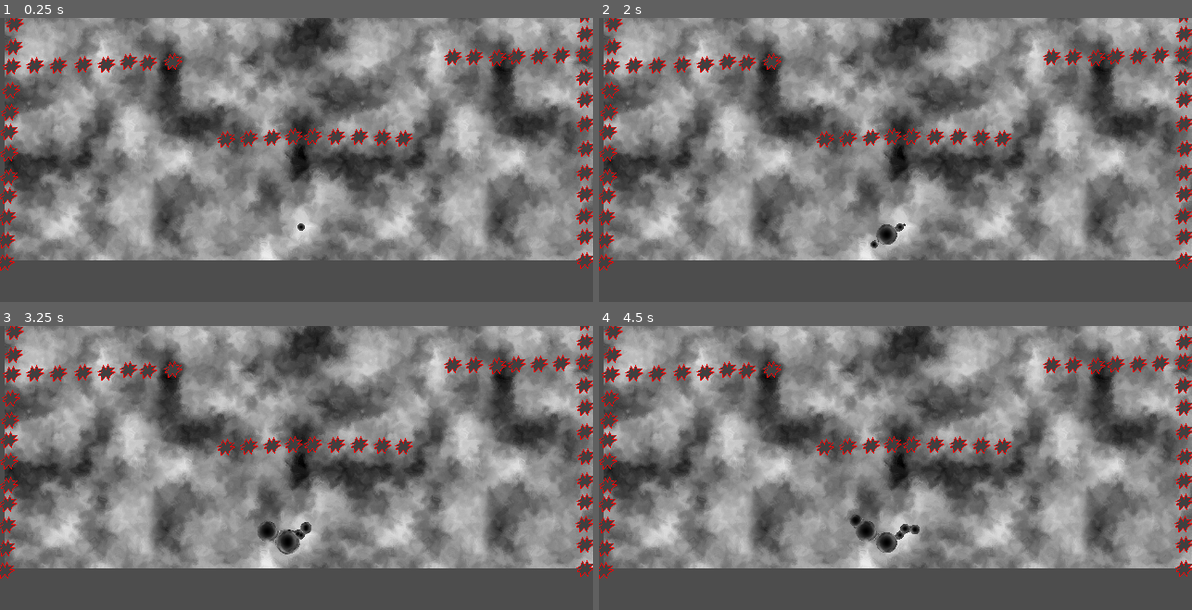
Above: before the commit, frames 1-4 (two rows, left to right).
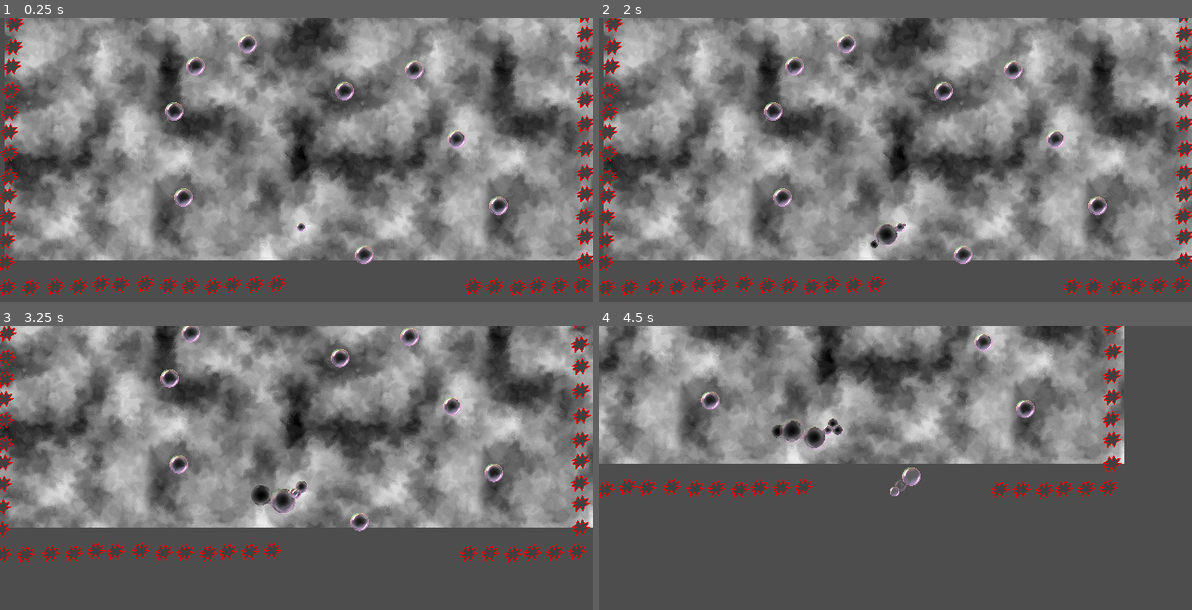
Above: after the commit, the same moments.

Repository: Raattis/ggj25
Game: Godot game, scene res://tomi/flying_game.tscn
The game is run twice, just before and just after one commit, with the same random seed, the same clock (stepped at 60 frames per second) and the same inputs. This scene is started directly instead of the project's main scene. The engine's default icon, where the game draws it, is replaced by a stand-in: a white triangle on a blue panel in a dark square.
Inputs (mouse positions are in pixels of both pictures, inside the frame that each line leads up to):
- Up to frame 1 (0.25 s): no input
- Up to frame 2 (2 s): tap Enter at 0.5 s; move the mouse to (1025, 168) at 0.52 s; hold Right mouse button (remove) 0.53-1.25 s; click (1025, 168) at 0.8 s; drag from (776, 199) to (865, 250) at 1.27 s
- Up to frame 3 (3.25 s): move the mouse to (355, 419) at 2.02 s; hold Q (kierrämiinus, bound only after the commit) 2.03-2.75 s; click (355, 419) at 2.17 s; tap E (kierräplus, bound only after the commit) at 2.3 s; tap Space (laukaise) at 2.75 s; drag from (266, 558) to (118, 442) at 2.77 s
- Up to frame 4 (4.5 s): move the mouse to (1073, 541) at 3.52 s; hold Down (alas) 3.53-4.25 s; click (1073, 541) at 3.8 s; drag from (717, 442) to (806, 408) at 4.27 s

The runs differ from the first frame. In frame 1, 3.7% of the frame differs, in the area x 0-100%, y 5-98%; in frame 2, 3.8%; in frame 3, 62%; in frame 4, 64%, in the area x 0-100%, y 0-90%.

Commit message:
kerättävät kuplat ja visutkin

Diff:
--- a/godot-project/project.godot
+++ b/godot-project/project.godot
@@ -100,6 +100,16 @@
 , Object(InputEventKey,"resource_local_to_scene":false,"resource_name":"","device":-1,"window_id":0,"alt_pressed":false …(183 unchanged characters)…
 ]
 }
+"kierräplus"={
+"deadzone": 0.2,
+"events": [Object(InputEventKey,"resource_local_to_scene":false,"resource_name":"","device":-1,"window_id":0,"alt_pressed":false,"shift_pressed":false,"ctrl_pressed":false,"meta_pressed":false,"pressed":false,"keycode":0,"physical_keycode":69,"key_label":0,"unicode":101,"location":0,"echo":false,"script":null)
+]
+}
+"kierrämiinus"={
+"deadzone": 0.2,
+"events": [Object(InputEventKey,"resource_local_to_scene":false,"resource_name":"","device":-1,"window_id":0,"alt_pressed":false,"shift_pressed":false,"ctrl_pressed":false,"meta_pressed":false,"pressed":false,"keycode":0,"physical_keycode":81,"key_label":0,"unicode":113,"location":0,"echo":false,"script":null)
+]
+}
 
 [physics]
 
--- a/godot-project/riku/cluster.gd
+++ b/godot-project/riku/cluster.gd
@@ -9,6 +9,7 @@
 var kulkee = false
 var liiku_napein = false
 var liike_nopeus = 500.0
+var kierto_nopeus = 10000.0
 
 
 func _ready():
@@ -73,6 +74,14 @@
 			y = liike_nopeus * multi
 		print("force " + str(x) + " " + str(y))
 		constant_force = Vector2(x, y)
+		# Rotate?
+
+		var torkki = 0
+		if Input.is_action_pressed("kierräplus"):
+			torkki = kierto_nopeus
+		if Input.is_action_pressed("kierrämiinus"):
+			torkki = -kierto_nopeus
+		constant_torque = torkki
 
 
 	var center_of_mass_local := Vector2(0,0)
@@ -105,22 +114,24 @@
 	impulse_cooldown -= 1
 	if impulse_cooldown < 0 and state.get_contact_count() > 0:
 		var pos := state.get_contact_collider_position(0)
-		var closest :CollisionShape2D= null
-		var closest_dist :float= INF
-		var closest_pos := Vector2(0,0)
-		for child in get_children() as Array[Node2D]:
-			var dist := (child.global_position - pos).length_squared()
-			if dist < closest_dist:
-				closest = child
-				closest_dist = dist
-				closest_pos = child.global_position
-		ripple_delete(closest)
-		#var offset := closest_pos - center_of_mass_global
-		apply_impulse((closest_pos - center_of_mass_global).normalized() * -impulse_magnitude, closest_pos)
-		#apply_torque_impulse(offset
-		#angular_velocity = atan2(closest_pos.y - center_of_mass_global.y, closest_pos.x - center_of_mass_global.x)
-		angular_velocity = clampf(angular_velocity, -max_angular_velocity, max_angular_velocity)
-		impulse_cooldown = 10
+		var obj := state.get_contact_collider_object(0)
+		if obj is StaticBody2D:
+			var closest :CollisionShape2D= null
+			var closest_dist :float= INF
+			var closest_pos := Vector2(0,0)
+			for child in get_children() as Array[Node2D]:
+				var dist := (child.global_position - pos).length_squared()
+				if dist < closest_dist:
+					closest = child
+					closest_dist = dist
+					closest_pos = child.global_position
+			ripple_delete(closest)
+			#var offset := closest_pos - center_of_mass_global
+			apply_impulse((closest_pos - center_of_mass_global).normalized() * -impulse_magnitude, closest_pos)
+			#apply_torque_impulse(offset
+			#angular_velocity = atan2(closest_pos.y - center_of_mass_global.y, closest_pos.x - center_of_mass_global.x)
+			angular_velocity = clampf(angular_velocity, -max_angular_velocity, max_angular_velocity)
+			impulse_cooldown = 10
 	if kamera:
 		add_child(kamera)
 
@@ -134,6 +145,9 @@
 	queue_free()
 
 func _on_body_entered(body: Node2D):
+	var sb = body as StaticBody2D
+	if not sb:
+		return
 	if (body as StaticBody2D).collision_layer & (1<<3) != 0:
 		destroy()
 	if (body as StaticBody2D).collision_layer & (1<<4) != 0:
@@ -169,3 +183,9 @@
 			closest_dist = dist
 			closest_child = child
 	ripple_delete(closest_child)
+
+func _input(event):
+	if event.is_pressed():
+		if event.as_text() == "C":
+			# cheats
+			liiku_napein = true
--- a/godot-project/riku/kupla_gfx.tscn
+++ b/godot-project/riku/kupla_gfx.tscn
@@ -1,6 +1,6 @@
 [gd_scene load_steps=2 format=3 uid="uid://daq0pfywwl0eb"]
 
-[ext_resource type="Texture2D" uid="uid://6whcqy7bo0k2" path="res://icon.svg" id="1_jy8uv"]
+[ext_resource type="Texture2D" uid="uid://bjhhpibo7ouu7" path="res://tomi/kupla_temp.png" id="1_jy8uv"]
 
 [node name="kupla_gfx" type="Sprite2D"]
 visible = false
--- a/godot-project/riku/kursori.gd
+++ b/godot-project/riku/kursori.gd
@@ -2,7 +2,8 @@
 
 @onready var target :Cluster= $"../cluster"
 @onready var uusi_kupla :Node2D= $"../uusi_kupla"
-var kamera :Camera2D= null
+@onready var kamera = $"../Pääkamera"
+
 const KUPLA_GFX := preload("res://riku/kupla_gfx.tscn")
 const KUPLA_COLL := preload("res://riku/kupla_coll.tscn")
 var cluster_parent : Node2D = null
@@ -15,6 +16,7 @@
 @export var auto_launch_cooldown := 1.0
 
 @export var tee_auto_laukaisuja := true
+@export var näytä_kuplia := false
 var target_position :Vector2= Vector2(0,0)
 var was_pressd :bool= false
 var launch_cooldown :float= 0.5
@@ -23,8 +25,6 @@
 var spawn_radius_grow_sign := 1.0
 
 func _ready():
-	if get_tree().root.has_node("Pääkamera"):
-		kamera = get_tree().root.get_node("Pääkamera")
 	var rect := get_viewport().get_visible_rect()
 	target.global_position.y = rect.position.y + rect.size.y * 0.9
 	target.global_position.x = rect.position.x + rect.size.x * 0.5
@@ -103,10 +103,12 @@
 			var cll = KUPLA_COLL.instantiate()
 			var gfx = KUPLA_GFX.instantiate()
 			cll.add_child(gfx)
+			gfx.visible = näytä_kuplia
 			target.add_child(cll)
 			cll.global_position = uusi_kupla.global_position
 			cll.shape = CircleShape2D.new()
 			cll.shape.radius = spawn_radius
+			gfx.scale = Vector2.ONE * 0.0034 * spawn_radius
 			spawn_radius = target.get_child(0).shape.get_radius()
 			#launch()
 	#if event is InputEventMouseMotion and Input.is_action_pressed("move_camera"):
--- /dev/null
+++ b/godot-project/tomi/collectable_klupla.tscn
@@ -0,0 +1,25 @@
+[gd_scene load_steps=5 format=3 uid="uid://b5kyj7iqtoiq6"]
+
+[ext_resource type="Script" uid="uid://d15woppgnpod2" path="res://tomi/collectable_kupla.gd" id="1_bons3"]
+[ext_resource type="PackedScene" uid="uid://cdh1dxarb8aqr" path="res://riku/kupla_coll.tscn" id="2_58rk3"]
+[ext_resource type="Texture2D" uid="uid://bjhhpibo7ouu7" path="res://tomi/kupla_temp.png" id="4_58rk3"]
+
+[sub_resource type="CircleShape2D" id="CircleShape2D_owugb"]
+
+[node name="Collectable_klupla" type="RigidBody2D"]
+collision_layer = 255
+collision_mask = 255
+gravity_scale = 0.0
+continuous_cd = 2
+contact_monitor = true
+max_contacts_reported = 10
+script = ExtResource("1_bons3")
+
+[node name="kupla_coll" parent="." instance=ExtResource("2_58rk3")]
+shape = SubResource("CircleShape2D_owugb")
+
+[node name="Sprite2D" type="Sprite2D" parent="kupla_coll"]
+scale = Vector2(0.034, 0.034)
+texture = ExtResource("4_58rk3")
+
+[connection signal="body_entered" from="." to="." method="_on_body_entered"]
--- /dev/null
+++ b/godot-project/tomi/collectable_kupla.gd
@@ -0,0 +1,28 @@
+extends RigidBody2D
+class_name KerättäväKupla
+
+@onready var colli = $kupla_coll
+
+func _process(_delta: float):
+	if global_position.length() > 10000:
+		queue_free()
+	var view_size = get_viewport_rect().size
+	for child in get_children():
+		if child is Pääkamera:
+			continue
+		var renderer: SceneVis = scenevis.find_child("BubbleSceneRenderer")
+		renderer.push_bubble(
+			(child.global_position - view_size / 2.0) / view_size.y,
+			child.shape.get_radius() / view_size.y
+		)
+
+
+func _on_body_entered(body: Cluster):
+	for c in get_children() as Array[Node2D]:
+		var pos = c.global_position
+		remove_child(c)
+		body.add_child(c)
+		var new_pos = body.find_closest_spot(pos, colli.shape.get_radius())
+		c.global_position = new_pos
+
+	queue_free()
--- a/godot-project/tomi/flying_game.tscn
+++ b/godot-project/tomi/flying_game.tscn
@@ -1,10 +1,11 @@
-[gd_scene load_steps=9 format=3 uid="uid://dcpki1xvxqot0"]
+[gd_scene load_steps=10 format=3 uid="uid://dcpki1xvxqot0"]
 
 [ext_resource type="PackedScene" uid="uid://xjwqtpiaaa4o" path="res://riku/piikki.tscn" id="1_ddaic"]
 [ext_resource type="Script" uid="uid://bptm2iibra84w" path="res://tomi/flying_game.gd" id="1_owugb"]
 [ext_resource type="Script" uid="uid://ctngu81qq6mn4" path="res://riku/cluster.gd" id="2_x03cg"]
 [ext_resource type="PackedScene" uid="uid://cdh1dxarb8aqr" path="res://riku/kupla_coll.tscn" id="3_vhjie"]
 [ext_resource type="PackedScene" uid="uid://daq0pfywwl0eb" path="res://riku/kupla_gfx.tscn" id="4_yfi2e"]
+[ext_resource type="PackedScene" uid="uid://b5kyj7iqtoiq6" path="res://tomi/collectable_klupla.tscn" id="6_owugb"]
 [ext_resource type="PackedScene" uid="uid://dafehync2qrhk" path="res://riku/kursori.tscn" id="7_ibo5b"]
 [ext_resource type="PackedScene" uid="uid://pibjdynkpeer" path="res://vesa/poks.tscn" id="8_7oywc"]
 [ext_resource type="Script" uid="uid://cqy8kuxkc4q3y" path="res://tomi/pääkamera.gd" id="11_5gb5r"]
@@ -15,58 +16,58 @@
 [node name="esteet" type="Node" parent="."]
 
 [node name="piikki" parent="esteet" instance=ExtResource("1_ddaic")]
-position = Vector2(340, 53)
+position = Vector2(185, 6)
 
 [node name="piikki2" parent="esteet" instance=ExtResource("1_ddaic")]
-position = Vector2(317, 54)
+position = Vector2(162, 7)
 
 [node name="piikki35" parent="esteet" instance=ExtResource("1_ddaic")]
-position = Vector2(296, 53)
+position = Vector2(141, 6)
 
 [node name="piikki36" parent="esteet" instance=ExtResource("1_ddaic")]
-position = Vector2(270, 54)
+position = Vector2(115, 7)
 
 [node name="piikki37" parent="esteet" instance=ExtResource("1_ddaic")]
-position = Vector2(245, 53)
+position = Vector2(90, 6)
 
 [node name="piikki38" parent="esteet" instance=ExtResource("1_ddaic")]
-position = Vector2(216, 53)
+position = Vector2(61, 6)
 
 [node name="piikki39" parent="esteet" instance=ExtResource("1_ddaic")]
-position = Vector2(191, 55)
+position = Vector2(36, 8)
 
 [node name="piikki3" parent="esteet" instance=ExtResource("1_ddaic")]
-position = Vector2(449, 52)
+position = Vector2(294, 5)
 
 [node name="piikki7" parent="esteet" instance=ExtResource("1_ddaic")]
-position = Vector2(421, 53)
+position = Vector2(266, 6)
 
 [node name="piikki10" parent="esteet" instance=ExtResource("1_ddaic")]
-position = Vector2(264, 229)
+position = Vector2(389, 4)
 
 [node name="piikki11" parent="esteet" instance=ExtResource("1_ddaic")]
-position = Vector2(289, 228)
+position = Vector2(414, 3)
 
 [node name="piikki12" parent="esteet" instance=ExtResource("1_ddaic")]
-position = Vector2(312, 227)
+position = Vector2(437, 2)
 
 [node name="piikki13" parent="esteet" instance=ExtResource("1_ddaic")]
-position = Vector2(333, 227)
+position = Vector2(458, 2)
 
 [node name="piikki14" parent="esteet" instance=ExtResource("1_ddaic")]
-position = Vector2(358, 227)
+position = Vector2(483, 2)
 
 [node name="piikki15" parent="esteet" instance=ExtResource("1_ddaic")]
-position = Vector2(383, 227)
+position = Vector2(508, 2)
 
 [node name="piikki16" parent="esteet" instance=ExtResource("1_ddaic")]
-position = Vector2(408, 228)
+position = Vector2(533, 3)
 
 [node name="piikki17" parent="esteet" instance=ExtResource("1_ddaic")]
-position = Vector2(239, 230)
+position = Vector2(364, 5)
 
 [node name="piikki18" parent="esteet" instance=ExtResource("1_ddaic")]
-position = Vector2(431, 229)
+position = Vector2(556, 4)
 
 [node name="piikki19" parent="esteet" instance=ExtResource("1_ddaic")]
 position = Vector2(626, 137)
@@ -123,43 +124,79 @@
 position = Vector2(627, 361)
 
 [node name="piikki20" parent="esteet" instance=ExtResource("1_ddaic")]
-position = Vector2(601, 139)
+position = Vector2(611, 26)
+
+[node name="piikki20" parent="esteet/piikki20" instance=ExtResource("1_ddaic")]
+position = Vector2(-317, 360)
+
+[node name="piikki21" parent="esteet/piikki20" instance=ExtResource("1_ddaic")]
+position = Vector2(-341, 361)
+
+[node name="piikki22" parent="esteet/piikki20" instance=ExtResource("1_ddaic")]
+position = Vector2(-365, 361)
+
+[node name="piikki23" parent="esteet/piikki20" instance=ExtResource("1_ddaic")]
+position = Vector2(-386, 363)
+
+[node name="piikki24" parent="esteet/piikki20" instance=ExtResource("1_ddaic")]
+position = Vector2(-411, 362)
+
+[node name="piikki25" parent="esteet/piikki20" instance=ExtResource("1_ddaic")]
+position = Vector2(-434, 362)
+
+[node name="piikki20" parent="esteet/piikki20/piikki25" instance=ExtResource("1_ddaic")]
+position = Vector2(446, -1)
+
+[node name="piikki21" parent="esteet/piikki20/piikki25" instance=ExtResource("1_ddaic")]
+position = Vector2(422, 0)
+
+[node name="piikki22" parent="esteet/piikki20/piikki25" instance=ExtResource("1_ddaic")]
+position = Vector2(398, 0)
+
+[node name="piikki23" parent="esteet/piikki20/piikki25" instance=ExtResource("1_ddaic")]
+position = Vector2(377, 2)
+
+[node name="piikki24" parent="esteet/piikki20/piikki25" instance=ExtResource("1_ddaic")]
+position = Vector2(352, 1)
+
+[node name="piikki25" parent="esteet/piikki20/piikki25" instance=ExtResource("1_ddaic")]
+position = Vector2(329, 1)
 
 [node name="piikki21" parent="esteet" instance=ExtResource("1_ddaic")]
-position = Vector2(577, 140)
+position = Vector2(587, 27)
 
 [node name="piikki22" parent="esteet" instance=ExtResource("1_ddaic")]
-position = Vector2(553, 140)
+position = Vector2(563, 27)
 
 [node name="piikki23" parent="esteet" instance=ExtResource("1_ddaic")]
-position = Vector2(532, 142)
+position = Vector2(542, 29)
 
 [node name="piikki24" parent="esteet" instance=ExtResource("1_ddaic")]
-position = Vector2(507, 141)
+position = Vector2(517, 28)
 
 [node name="piikki25" parent="esteet" instance=ExtResource("1_ddaic")]
-position = Vector2(484, 141)
+position = Vector2(494, 28)
 
 [node name="piikki26" parent="esteet" instance=ExtResource("1_ddaic")]
-position = Vector2(182, 146)
+position = Vector2(152, 386)
 
 [node name="piikki27" parent="esteet" instance=ExtResource("1_ddaic")]
-position = Vector2(155, 147)
+position = Vector2(125, 387)
 
 [node name="piikki28" parent="esteet" instance=ExtResource("1_ddaic")]
-position = Vector2(134, 146)
+position = Vector2(104, 386)
 
 [node name="piikki29" parent="esteet" instance=ExtResource("1_ddaic")]
-position = Vector2(110, 149)
+position = Vector2(80, 389)
 
 [node name="piikki30" parent="esteet" instance=ExtResource("1_ddaic")]
-position = Vector2(85, 149)
+position = Vector2(55, 389)
 
 [node name="piikki31" parent="esteet" instance=ExtResource("1_ddaic")]
-position = Vector2(58, 150)
+position = Vector2(28, 390)
 
 [node name="piikki32" parent="esteet" instance=ExtResource("1_ddaic")]
-position = Vector2(33, 150)
+position = Vector2(3, 390)
 
 [node name="piikki33" parent="esteet" instance=ExtResource("1_ddaic")]
 position = Vector2(8, 151)
@@ -225,16 +262,16 @@
 position = Vector2(1, 363)
 
 [node name="piikki8" parent="esteet" instance=ExtResource("1_ddaic")]
-position = Vector2(392, 54)
+position = Vector2(237, 7)
 
 [node name="piikki9" parent="esteet" instance=ExtResource("1_ddaic")]
-position = Vector2(365, 52)
+position = Vector2(210, 5)
 
 [node name="piikki4" parent="esteet" instance=ExtResource("1_ddaic")]
-position = Vector2(496, 50)
+position = Vector2(341, 3)
 
 [node name="piikki6" parent="esteet" instance=ExtResource("1_ddaic")]
-position = Vector2(473, 50)
+position = Vector2(318, 3)
 
 [node name="piikki5" parent="esteet" instance=ExtResource("1_ddaic")]
 position = Vector2(929, 207)
@@ -249,11 +286,14 @@
 script = ExtResource("2_x03cg")
 
 [node name="kupla_coll" parent="cluster" instance=ExtResource("3_vhjie")]
-script = null
 
 [node name="kupla_gfx" parent="cluster/kupla_coll" instance=ExtResource("4_yfi2e")]
+visible = true
 self_modulate = Color(1, 1, 1, 1)
-position = Vector2(-250, -266)
+scale = Vector2(0.018, 0.018)
+
+[node name="Collectable_klupla" parent="." instance=ExtResource("6_owugb")]
+position = Vector2(533, 301)
 
 [node name="uusi_kupla" type="Node2D" parent="."]
 
@@ -265,6 +305,7 @@
 position = Vector2(378, -80)
 gravity_scale = -0.1
 tee_auto_laukaisuja = false
+"näytä_kuplia" = true
 
 [node name="poks" parent="." instance=ExtResource("8_7oywc")]
 visible = false
@@ -275,4 +316,28 @@
 position_smoothing_enabled = true
 script = ExtResource("11_5gb5r")
 
+[node name="Collectable_klupla2" parent="." instance=ExtResource("6_owugb")]
+position = Vector2(388, 354)
+
+[node name="Collectable_klupla3" parent="." instance=ExtResource("6_owugb")]
+position = Vector2(442, 154)
+
+[node name="Collectable_klupla4" parent="." instance=ExtResource("6_owugb")]
+position = Vector2(262, 126)
+
+[node name="Collectable_klupla5" parent="." instance=ExtResource("6_owugb")]
+position = Vector2(206, 150)
+
+[node name="Collectable_klupla6" parent="." instance=ExtResource("6_owugb")]
+position = Vector2(183, 199)
+
+[node name="Collectable_klupla7" parent="." instance=ExtResource("6_owugb")]
+position = Vector2(193, 292)
+
+[node name="Collectable_klupla8" parent="." instance=ExtResource("6_owugb")]
+position = Vector2(367, 177)
+
+[node name="Collectable_klupla9" parent="." instance=ExtResource("6_owugb")]
+position = Vector2(488, 229)
+
 [connection signal="body_entered" from="cluster" to="cluster" method="_on_body_entered"]
Not shown, added: godot-project/tomi/collectable_kupla.gd.uid
Binary file added: godot-project/tomi/kupla_temp.png
Not shown, added: godot-project/tomi/kupla_temp.png.import
